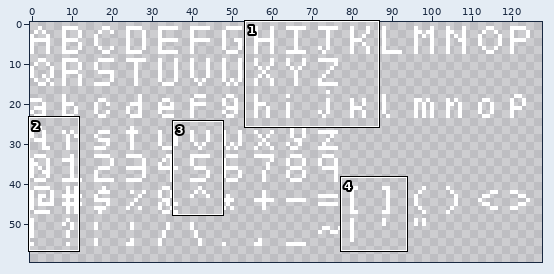
File history of a pixel-art file, res/texture/font.ase. The picture above shows the old version from afar; the outline marks the close-up.
Close-up. Before the edit:
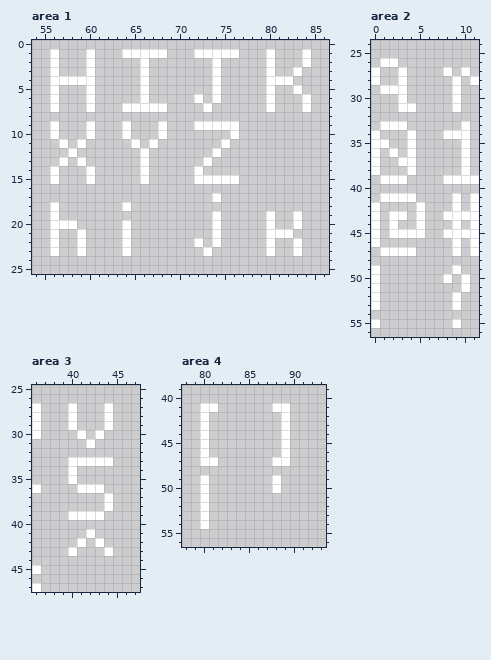
128x64 pixels, 1 frame. Shown: area 1: x 54..86, y 0..25; area 2: x 0..11, y 24..56; area 3: x 36..47, y 25..47; area 4: x 78..93, y 39..56. The wide view leaves out empty margins. The commit also changed other parts of the picture, which this record leaves out.
New version:
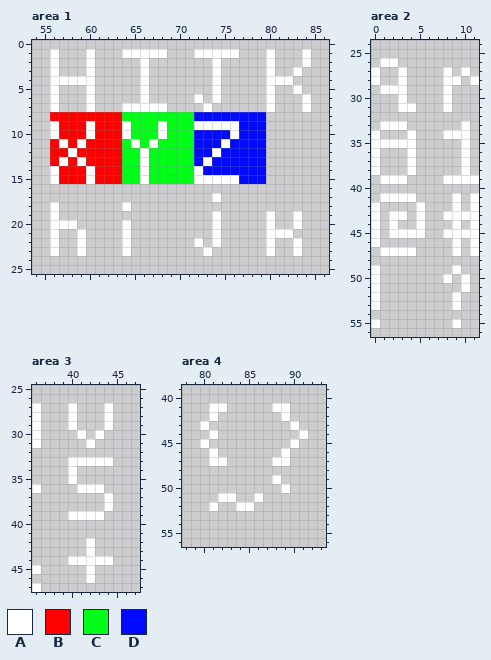
Palette (. is transparent): A #ffffff  B #ff0000  C #00ff18  D #000aff
Difference:
Area 1:
y 8: x 56..79 ........................ -> BBBBBBBBCCCCCCCCDDDDDDDD
y 9: x 57..59 ... -> BBB; x 61..63 ... -> BBB; x 65..67 ... -> CCC; x 69..71 ... -> CCC; x 77..79 ... -> DDD
y 10: x 57..59 ... -> BBB; x 61..63 ... -> BBB; x 65..67 ... -> CCC; x 69..75 ....... -> CCCDDDD; x 77..79 ... -> DDD
y 11: x 56 . -> B; x 58 . -> B; x 60..64 ..... -> BBBBC; x 66 . -> C; x 68..74 ....... -> CCCCDDD; x 76..79 .... -> DDDD
y 12: x 56..57 .. -> BB; x 59..65 ....... -> BBBBBCC; x 67..73 ....... -> CCCCCDD; x 75..79 ..... -> DDDDD
y 13: x 56 . -> B; x 58 . -> B; x 60..65 ...... -> BBBBCC; x 67..72 ...... -> CCCCCD; x 74..79 ...... -> DDDDDD
y 14: x 57..59 ... -> BBB; x 61..65 ..... -> BBBCC; x 67..71 ..... -> CCCCC; x 73..79 ....... -> DDDDDDD
y 15: x 57..59 ... -> BBB; x 61..65 ..... -> BBBCC; x 67..71 ..... -> CCCCC; x 77..79 ... -> DDD
Area 2:
y 28: x 8 . -> A
y 29..31: x 8..9 .A -> A.
y 35: x 2..3 .. -> AA
y 36: x 2 A -> .
y 37: x 3 A -> .
Area 3:
y 31: x 36 . -> A
y 41: x 42 A -> .
y 42: x 41..43 A.A -> .A.
y 43: x 40 A -> .; x 42 . -> A; x 44 A -> .
y 44: x 40..44 ..... -> AAAAA
y 45..46: x 42 . -> A
Area 4:
y 41: x 80 A -> .; x 82 . -> A
y 42: x 80..81 A. -> .A
y 43: x 89..90 A. -> .A
y 44: x 80..81 A. -> .A; x 89 A -> .; x 91 . -> A
y 45: x 89..90 A. -> .A
y 46: x 80..81 A. -> .A
y 47: x 80 A -> .; x 82 . -> A
y 49: x 80 A -> .
y 50: x 80 A -> .; x 88..89 A. -> .A
y 51: x 80 A -> .; x 82..83 .. -> AA; x 86 . -> A
y 52: x 80..81 A. -> .A; x 84..85 .. -> AA
y 53..54: x 80 A -> .
